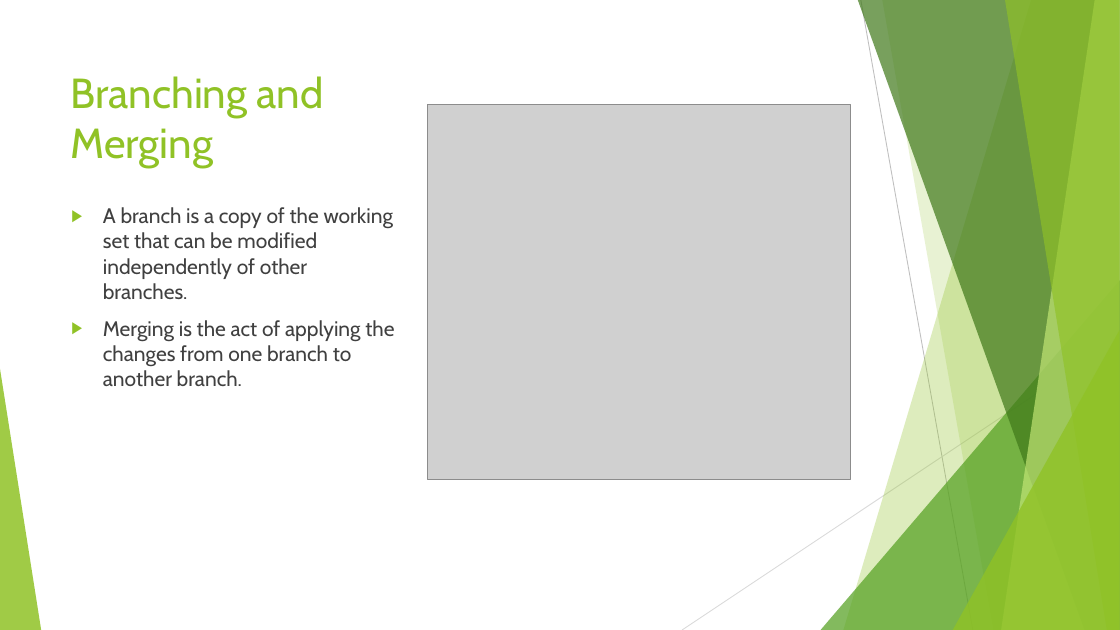
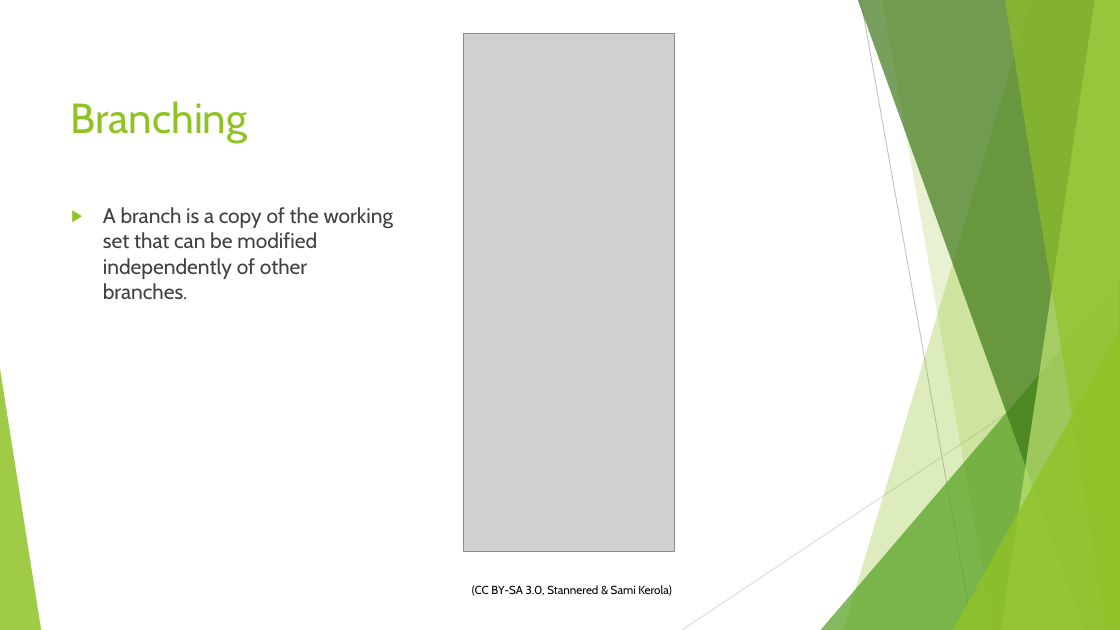
Before and after one commit to sethkaz/git-presentation, a slide deck: slide 14 of Git and LV.pptx (slide 12 before the commit). Drawn at 1120x630 pixels with LibreOffice and Linux fonts; fonts in the diff are those of the drawing; grey boxes stand for pictures. Boxes give left, top, right and bottom in pixels: in the first picture for what was removed or moved away, otherwise in the second. Text is boxed around its words. In the diff, an @@ line names an element or a change of style, - is before the commit and + after.

```diff
--- a/Git and LV.pptx
+++ b/Git and LV.pptx
@@ picture added at (464, 34, 675, 551) @@
@@ title at (71, 101, 248, 143): text changed @@
-Branching and Merging
+Branching
@@ picture removed at (428, 104, 850, 480) @@
@@ text at (103, 320, 394, 386): paragraph removed @@
-▶ Merging is the act of applying the changes from one branch to another branch.
@@ text added at (472, 585, 671, 596), 10 pt, text #000000 @@
+(CC BY-SA 3.0, Stannered & Sami Kerola)
```
Also in this commit, not shown: 2 other slides changed, 2 slides added, 1 other file.
